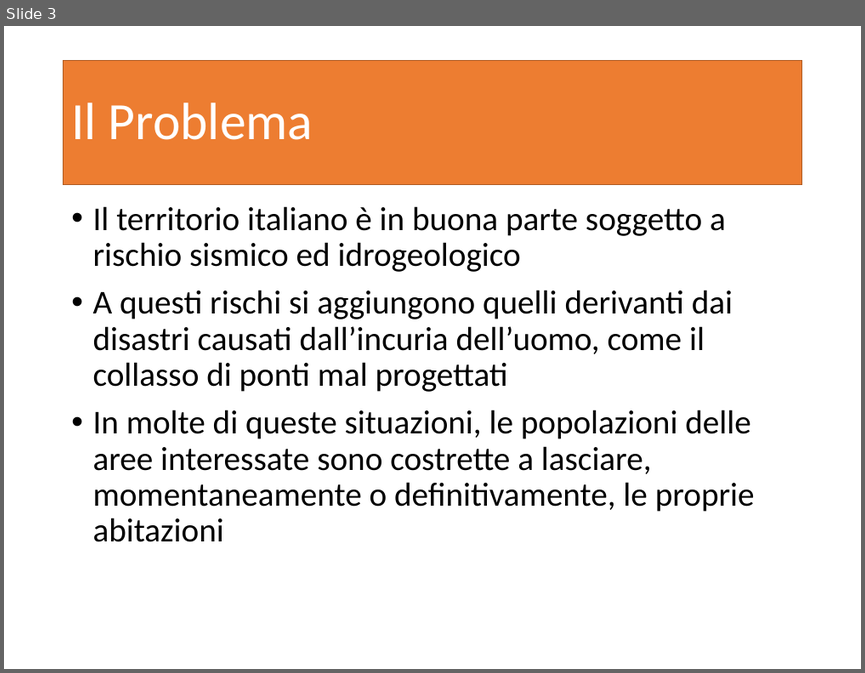
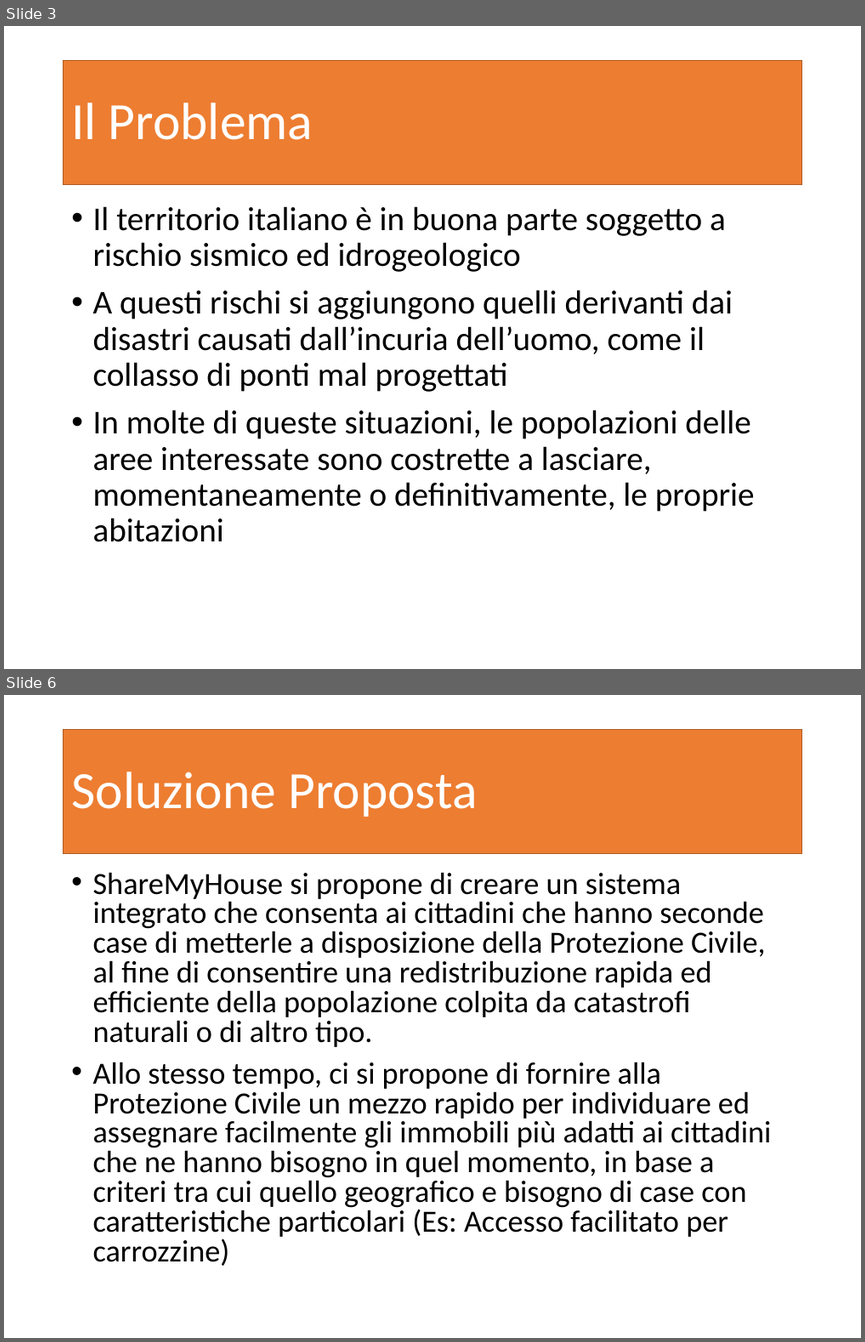
Before and after one commit to garjilius/ShareMyHouse, a slide deck: Documentazione/PresentazioneShareMyHouse.pptx. Shown one above the other, each under a label of ours: slide 3 before the commit, slides 3 and 6 after it; the slides between them are not shown. The pictures are 865x673 and 865x1342 pixels, drawn with LibreOffice and Linux fonts; fonts in the diff are those of the drawing. Boxes give left, top, right and bottom in pixels: in the first picture for what was removed or moved away, otherwise in the second. Text is boxed around its words. In the diff, an @@ line names an element or a change of style, - is before the commit and + after.

```diff
--- a/Documentazione/PresentazioneShareMyHouse.pptx
+++ b/Documentazione/PresentazioneShareMyHouse.pptx
@@ slide 6 added at <box>4,695,861,1338</box>, background #FFFFFF @@
@@ title added at <box>64,729,801,853</box>, fill #ED7D31, outline #AF5C24 1 pt, 44 pt, text #FFFFFF @@
+Soluzione Proposta
@@ text added at <box>93,872,771,1265</box>, 25.9 pt, text #000000 @@
+• ShareMyHouse si propone di creare un sistema integrato che consenta ai cittadini che hanno seconde case di metterle a disposizione della Protezione Civile, al fine di consentire una redistribuzione rapida ed efficiente della popolazione colpita da catastrofi naturali o di altro tipo.
+• Allo stesso tempo, ci si propone di fornire alla Protezione Civile un mezzo rapido per individuare ed assegnare facilmente gli immobili più adatti ai cittadini che ne hanno bisogno in quel momento, in base a criteri tra cui quello geografico e bisogno di case con caratteristiche particolari (Es: Accesso facilitato per carrozzine)
```
Also in this commit, not shown: 1 slide changed, 15 other slides added, 2 other files.
